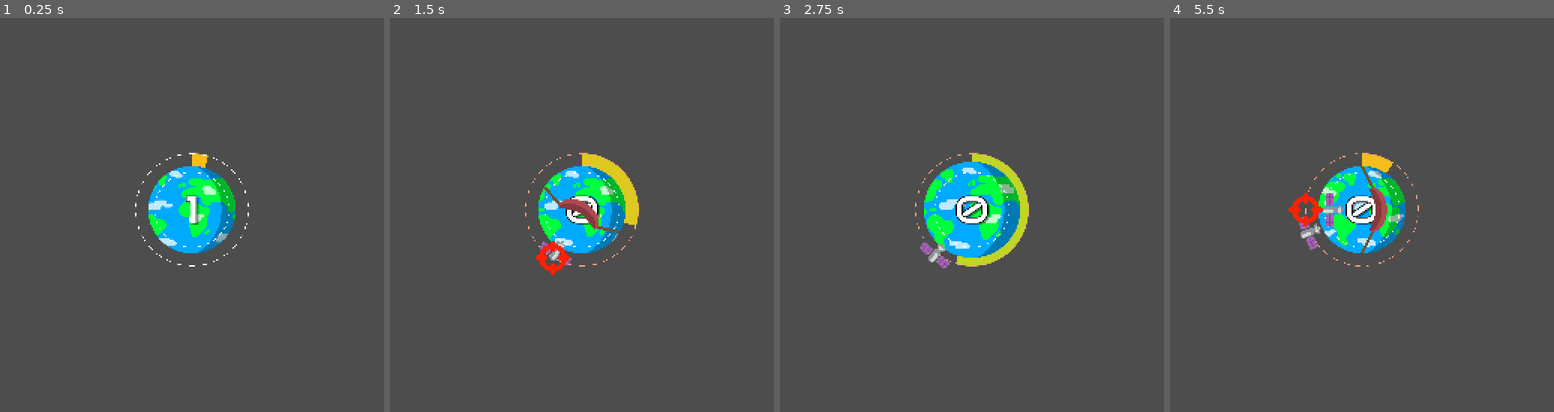
Above: before the commit, frames 1-4 (left to right).
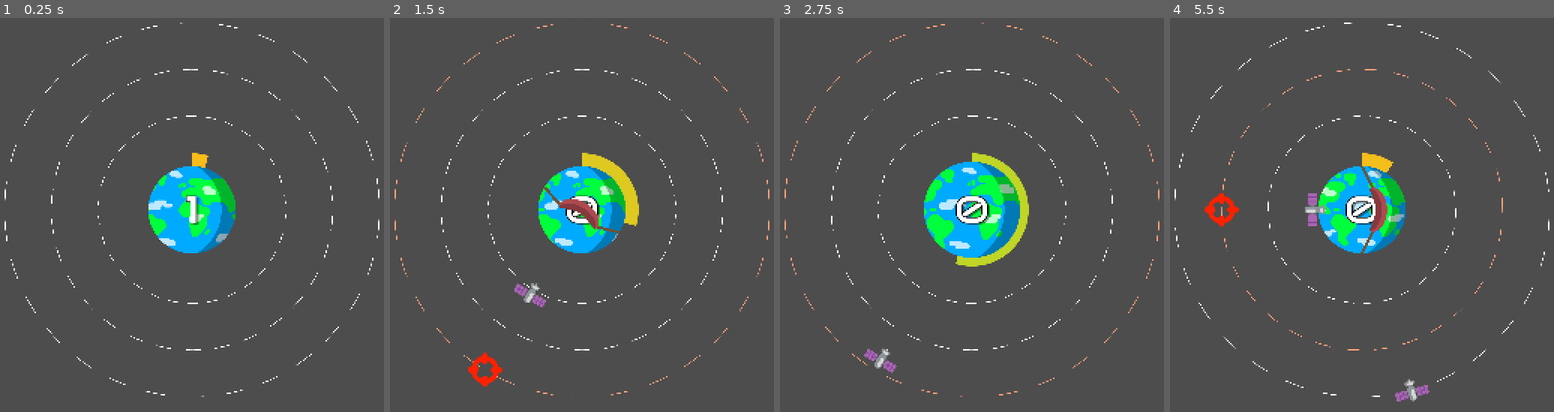
Above: after the commit, the same moments.

Repository: Andreas-R/GmtkJam2025
Game: Godot game, scene res://Scenes/Main.tscn
Same seed, same stepped clock (60 frames per second), same inputs: the game is played once before the commit and once after it.
Inputs (mouse positions are in pixels of both pictures, inside the frame that each line leads up to):
- Up to frame 1 (0.25 s): no input
- Up to frame 2 (1.5 s): drag from (582, 211) to (643, 112) at 0.52 s; drag from (582, 211) to (551, 297) at 1.27 s
- Up to frame 3 (2.75 s): move the mouse to (972, 211) at 2.02 s; click (972, 211) at 2.1 s
- Up to frame 4 (5.5 s): drag from (1331, 297) to (1181, 144) at 2.77 s; move the mouse to (1542, 278) at 3.52 s; click (1542, 278) at 3.6 s; drag from (1181, 144) to (1362, 211) at 4.27 s; move the mouse to (1392, 211) at 5.02 s; click (1392, 211) at 5.1 s

The runs differ from the first frame. In frame 1, 1.0% of the frame differs, in the area x 1-99%, y 1-97%; in frame 2, 2.0%; in frame 3, 1.5%; in frame 4, 2.4%, in the area x 1-99%, y 1-98%.

Commit message:
Change initial orbit params

Diff:
--- a/gmtkjam2025/Scenes/Main.tscn
+++ b/gmtkjam2025/Scenes/Main.tscn
@@ -11,3 +11,6 @@
 [node name="Earth" parent="." instance=ExtResource("1_r150o")]
 
 [node name="OrbitManager" parent="." instance=ExtResource("2_idj7w")]
+orbit_radius_offset = 500.0
+orbit_radius_distance = 250.0
+initial_orbits = 3
